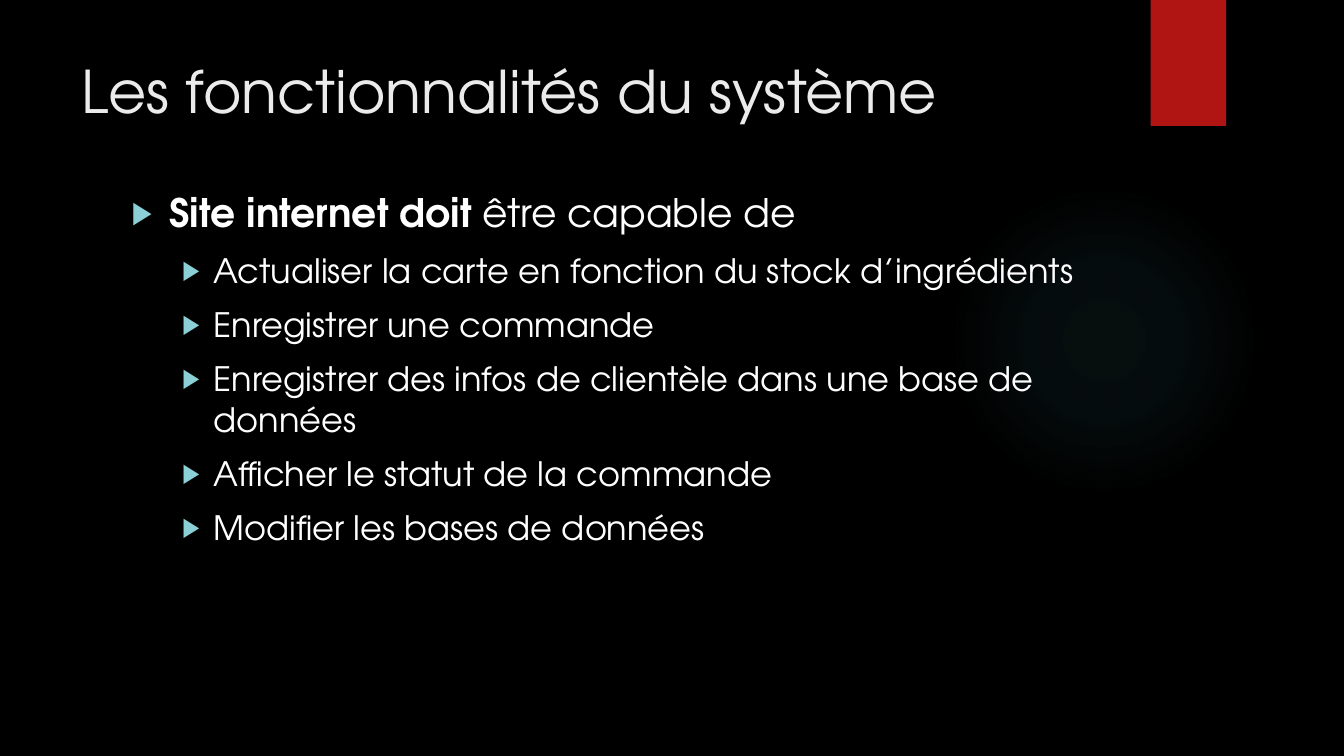
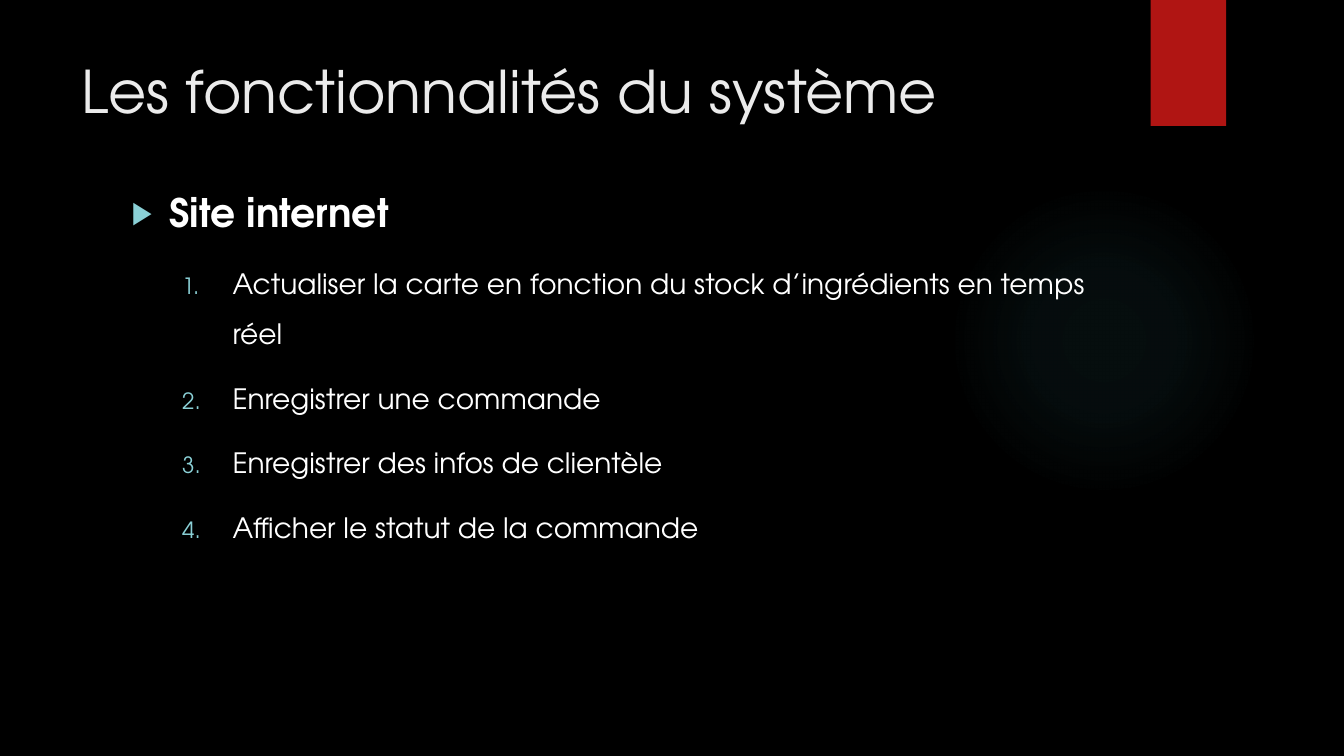
Before and after one commit to delattr/oc-pizza, a slide deck: slide 10 of OC PIZZA presentation.pptx (slide 8 before the commit). Drawn at 1344x756 pixels with LibreOffice and Linux fonts; fonts in the diff are those of the drawing; background and template pictures are left out. Boxes give left, top, right and bottom in pixels: in the first picture for what was removed or moved away, otherwise in the second. Text is boxed around its words. In the diff, an @@ line names an element or a change of style, - is before the commit and + after.

```diff
--- a/OC PIZZA presentation.pptx
+++ b/OC PIZZA presentation.pptx
@@ text at (170, 197, 1085, 345): text changed; size 24 to 20 pt @@
-▶ Site internet doit être capable de
-  ▶ Actualiser la carte en fonction du stock d’ingrédients
+▶ Site internet
+  1. Actualiser la carte en fonction du stock d’ingrédients en temps réel
@@ text at (233, 388, 699, 539): size 24 to 20 pt in "Enregistrer une commande", "Afficher le statut de la commande"; bullet ▶ to 1.; line spacing 1 to 1.5 @@
@@ text at (233, 451, 663, 479): text changed; size 24 to 20 pt @@
-  ▶ Enregistrer des infos de clientèle dans une base de données
+  3. Enregistrer des infos de clientèle
@@ text at (214, 514, 705, 541): paragraph removed @@
-  ▶ Modifier les bases de données
```
Also in this commit, not shown: 9 other slides changed, 3 slides added.
